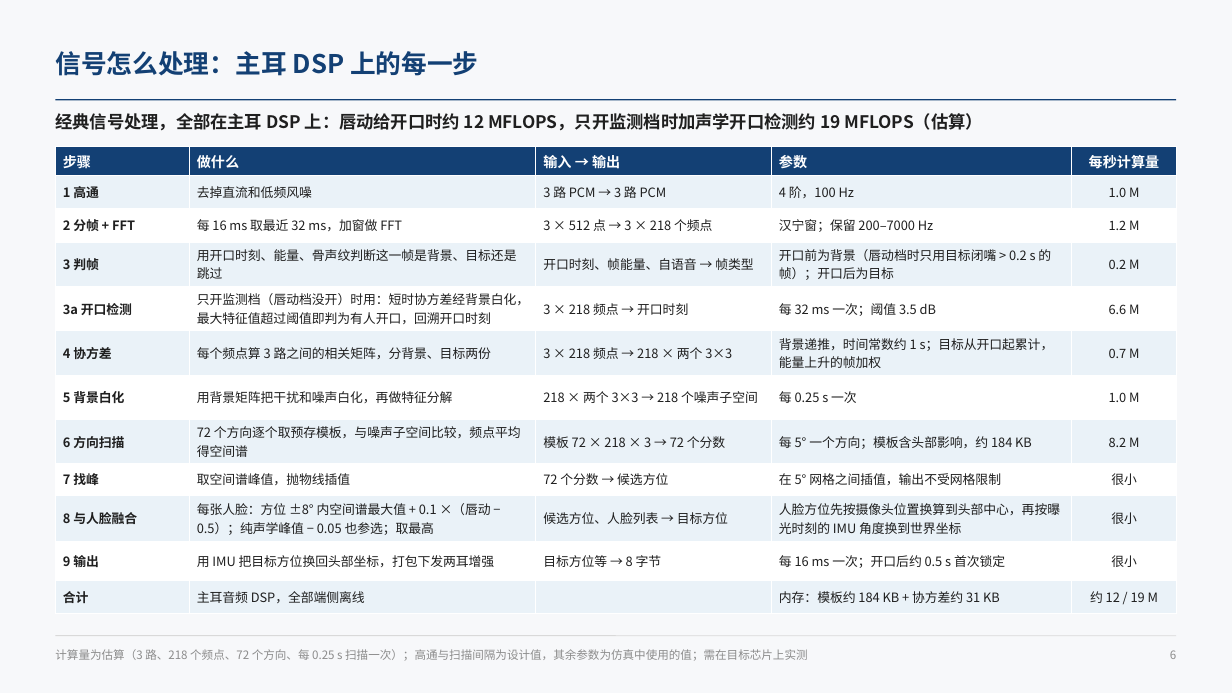
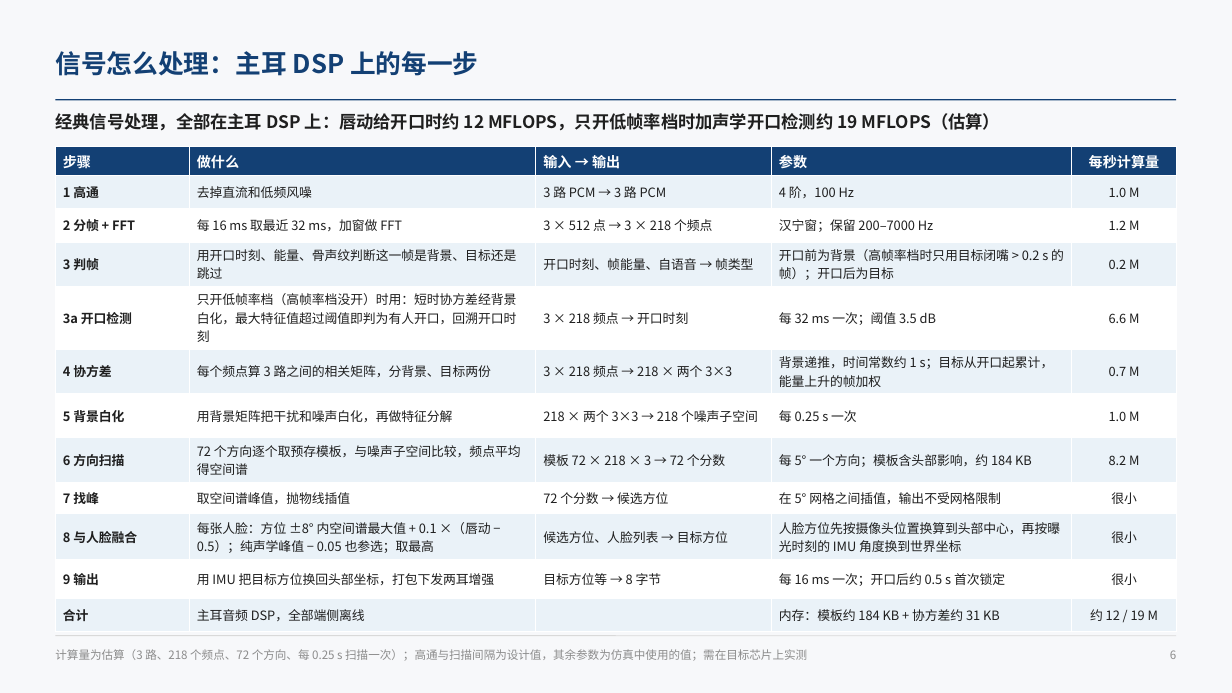
Before and after one commit to ZeroFoxxi/ssl-scene1, a slide deck: slide 6 of 02_耳机声源定位/耳机摄像头听觉辅助_整体设计方案.pptx. Drawn at 1232x693 pixels with LibreOffice and Linux fonts; fonts in the diff are those of the drawing. Boxes give left, top, right and bottom in pixels: in the first picture for what was removed or moved away, otherwise in the second. Text is boxed around its words. In the diff, an @@ line names an element or a change of style, - is before the commit and + after.

```diff
--- a/02_耳机声源定位/耳机摄像头听觉辅助_整体设计方案.pptx
+++ b/02_耳机声源定位/耳机摄像头听觉辅助_整体设计方案.pptx
@@ text at (x1=55, y1=113, x2=1000, y2=131): text changed @@
-经典信号处理，全部在主耳 DSP 上：唇动给开口时约 12 MFLOPS，只开监测档时加声学开口检测约 19 MFLOPS（估算）
+经典信号处理，全部在主耳 DSP 上：唇动给开口时约 12 MFLOPS，只开低帧率档时加声学开口检测约 19 MFLOPS（估算）
@@ table at (x1=55, y1=146, x2=1177, y2=625) @@
-row 4, column 4: 开口前为背景（唇动档时只用目标闭嘴 > 0.2 s 的帧）；开口后为目标
+row 4, column 4: 开口前为背景（高帧率档时只用目标闭嘴 > 0.2 s 的帧）；开口后为目标
-row 5, column 2: 只开监测档（唇动档没开）时用：短时协方差经背景白化，最大特征值超过阈值即判为有人开口，回溯开口时刻
+row 5, column 2: 只开低帧率档（高帧率档没开）时用：短时协方差经背景白化，最大特征值超过阈值即判为有人开口，回溯开口时刻
```
Also in this commit, not shown: 10 other slides changed, 1 slide added, 12 other files.
